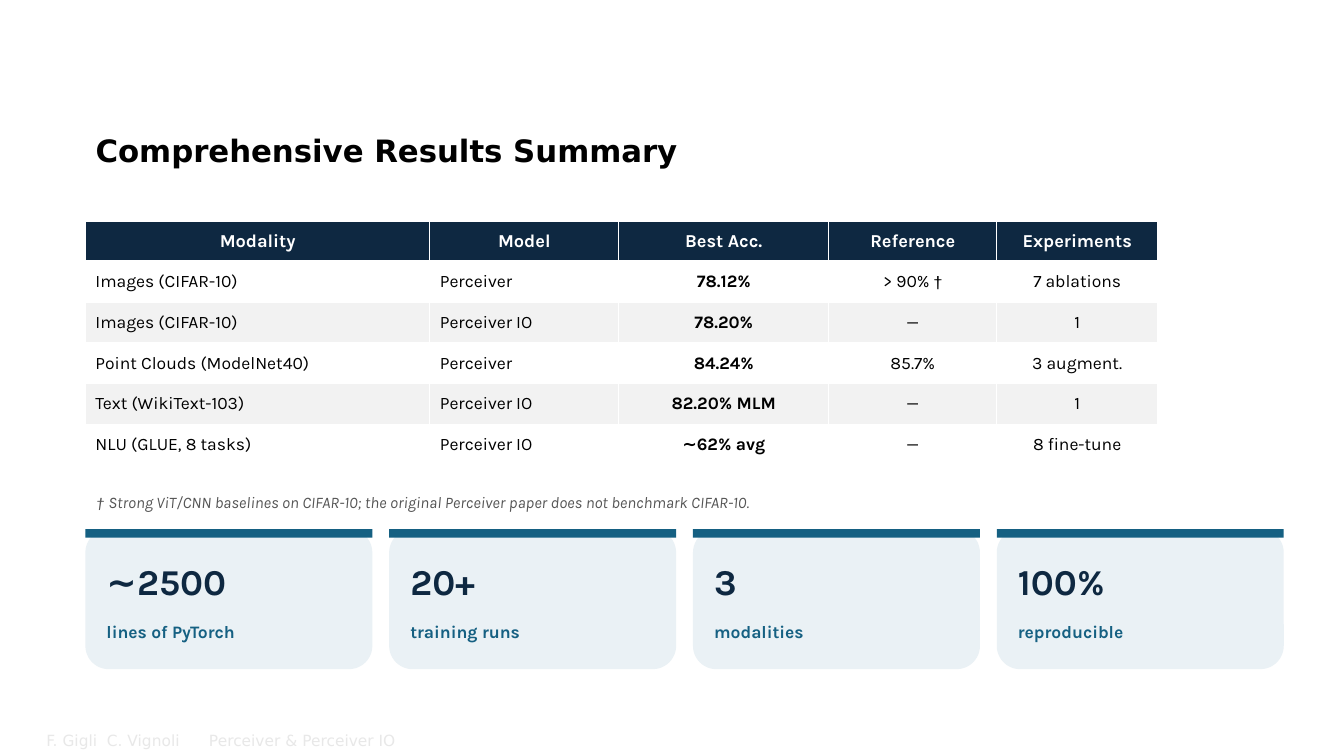
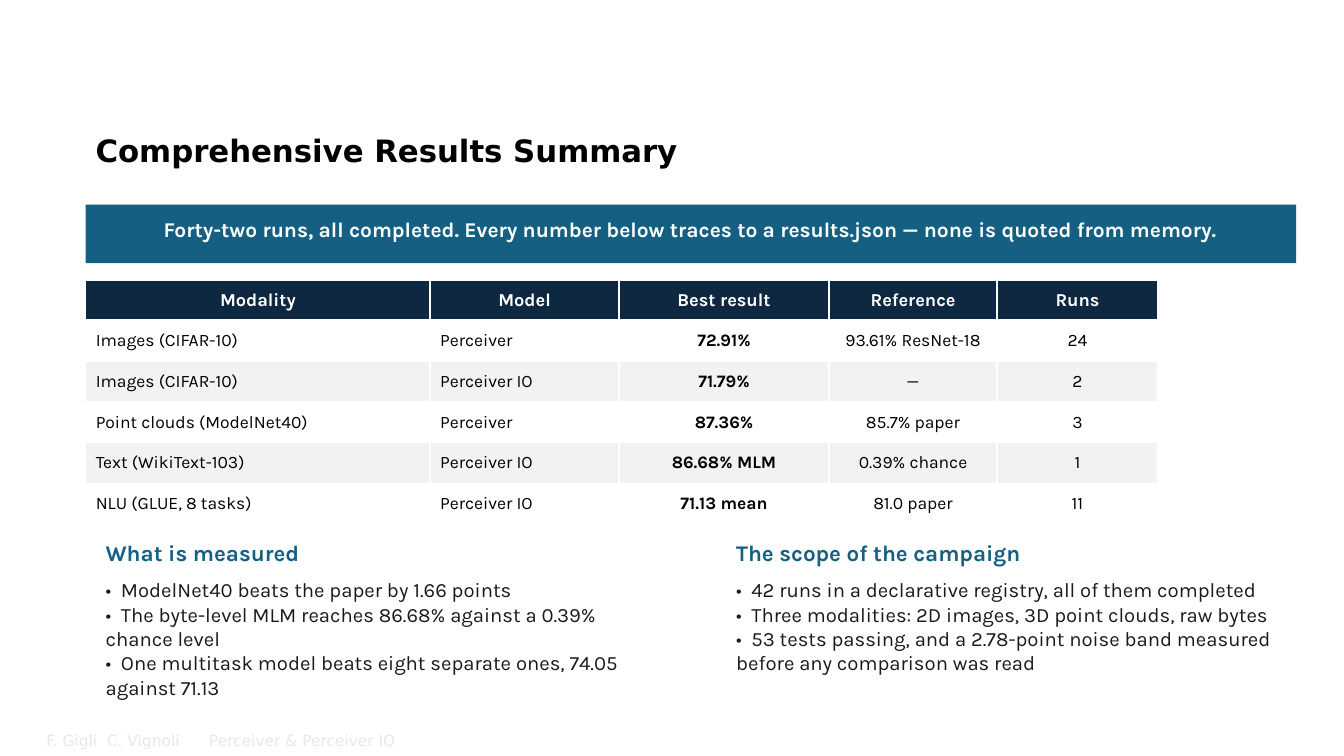
Before and after one commit to FrancescoGigli/Perceiver_project, a slide deck: slide 35 of sito/slide/Perceiver & Perceiver IO.pptx (slide 32 before the commit). Drawn at 1344x756 pixels with LibreOffice and Linux fonts; fonts in the diff are those of the drawing; background and template pictures are left out. Boxes give left, top, right and bottom in pixels: in the first picture for what was removed or moved away, otherwise in the second. Text is boxed around its words. In the diff, an @@ line names an element or a change of style, - is before the commit and + after.

Commit message:
Slide: revisione completa PDF e PPTX allineati
- notazione unica (Q=ZW_Q, un solo d_k), decoder O x D, query MLM O=M
- batch 32-64, niente dropout fra le aggiunte, bullet hardware/improvements veri per il codice
- GLUE ~10 punti sotto il paper, non ~8
- mappe d'attenzione dalla serie v2 (e01 5.84 bit vs e29 9.83 bit), figura riproducibile da _diag/attention_maps_v2.py
- commenti corrotti del .tex ripuliti; script _diag/ e figure delle 42 run tracciati

```diff
--- a/sito/slide/Perceiver & Perceiver IO.pptx
+++ b/sito/slide/Perceiver & Perceiver IO.pptx
@@ rectangle added at (86,205,1297,263), fill #156082 @@
@@ text added at (164,222,1216,243), 15 pt, text #FFFFFF, bold @@
+Forty-two runs, all completed. Every number below traces to a results.json — none is quoted from memory.
@@ table at (86,280,1159,524) @@
-row 1, column 3: Best Acc.
+row 1, column 3: Best result
-row 1, column 5: Experiments
+row 1, column 5: Runs
-row 2: Images (CIFAR-10) | Perceiver | 78.12% | > 90% † | 7 ablations
+row 2: Images (CIFAR-10) | Perceiver | 72.91% | 93.61% ResNet-18 | 24
-row 3, column 3: 78.20%
+row 3, column 3: 71.79%
-row 3, column 5: 1
+row 3, column 5: 2
-row 4: Point Clouds (ModelNet40) | Perceiver | 84.24% | 85.7% | 3 augment.
+row 4: Point clouds (ModelNet40) | Perceiver | 87.36% | 85.7% paper | 3
-row 5, column 3: 82.20% MLM
+row 5, column 3: 86.68% MLM
-row 5, column 4: —
+row 5, column 4: 0.39% chance
-row 6: NLU (GLUE, 8 tasks) | Perceiver IO | ∼62% avg | — | 8 fine-tune
+row 6: NLU (GLUE, 8 tasks) | Perceiver IO | 71.13 mean | 81.0 paper | 11
@@ table: place and size @@
-table at (86,221,1159,465)
+table at (86,280,1159,524)
@@ text removed at (108,496,749,512) @@
-† Strong ViT/CNN baselines on CIFAR-10; the original Perceiver paper does not benchmark CIFAR-10.
@@ rounded rectangle removed at (86,529,373,669) @@
@@ rectangle removed at (86,529,373,537) @@
@@ rounded rectangle removed at (389,529,677,669) @@
@@ rectangle removed at (389,529,677,537) @@
@@ rounded rectangle removed at (694,529,981,669) @@
@@ rectangle removed at (694,529,981,537) @@
@@ rounded rectangle removed at (997,529,1285,669) @@
@@ rectangle removed at (997,529,1285,537) @@
@@ text added at (106,545,299,562), 16 pt, text #156082, bold @@
+What is measured
@@ text at (736,545,1020,567): text changed; size 12.5 to 16 pt @@
-lines of PyTorch
+The scope of the campaign
@@ text added at (106,583,618,700), 14.5 pt, text #1A1A1A @@
+• ModelNet40 beats the paper by 1.66 points
+• The byte-level MLM reaches 86.68% against a 0.39% chance level
+• One multitask model beats eight separate ones, 74.05 against 71.13
@@ text removed at (137,571,226,596) @@
-∼2500
@@ text removed at (410,571,475,596) @@
-20+
@@ text removed at (714,571,737,596) @@
-3
@@ text added at (736,583,1270,675), 14.5 pt, text #1A1A1A @@
+• 42 runs in a declarative registry, all of them completed
+• Three modalities: 2D images, 3D point clouds, raw bytes
+• 53 tests passing, and a 2.78-point noise band measured before any comparison was read
@@ text removed at (1018,571,1105,596) @@
-100%
@@ text removed at (410,625,520,643) @@
-training runs
@@ text removed at (714,625,804,639) @@
-modalities
@@ text removed at (1018,625,1123,642) @@
-reproducible
```
Also in this commit, not shown: 19 other slides changed, 12 slides added, 9 slides removed, 20 other files.
